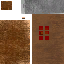
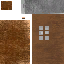
Two versions of the same layered image (w=64, h=64). Layer-by-layer changes:
hid "Light Off" over [39, 26, 49, 40]
added layer "Light new" above "Light OLD" over [39, 26, 49, 40]
